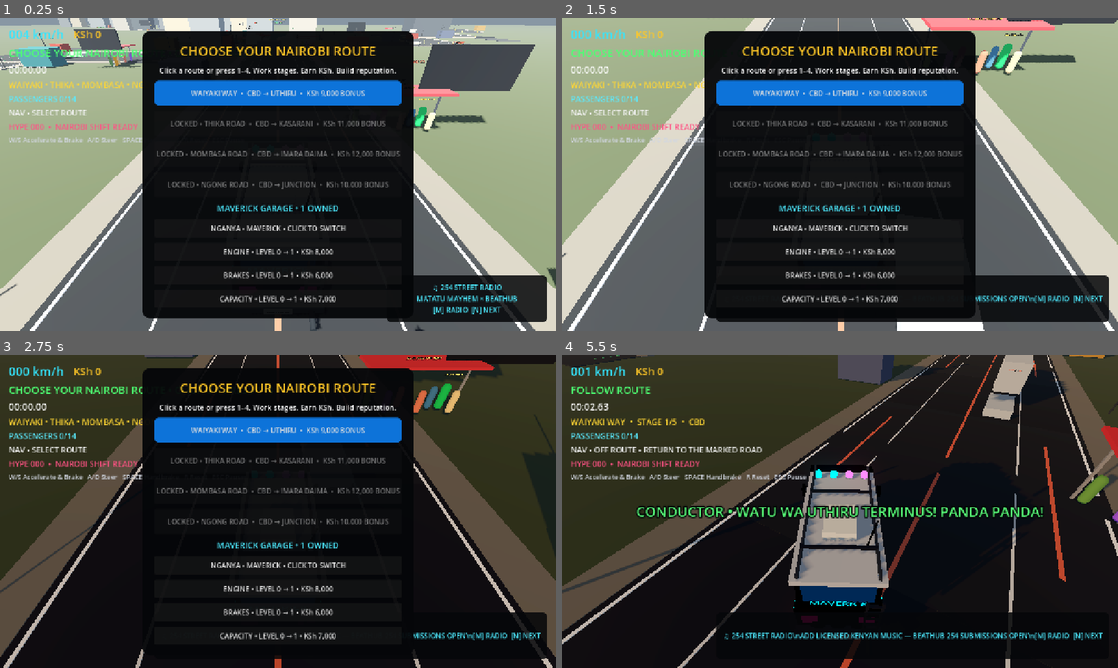
Above: before the commit, frames 1-4 (two rows, left to right).
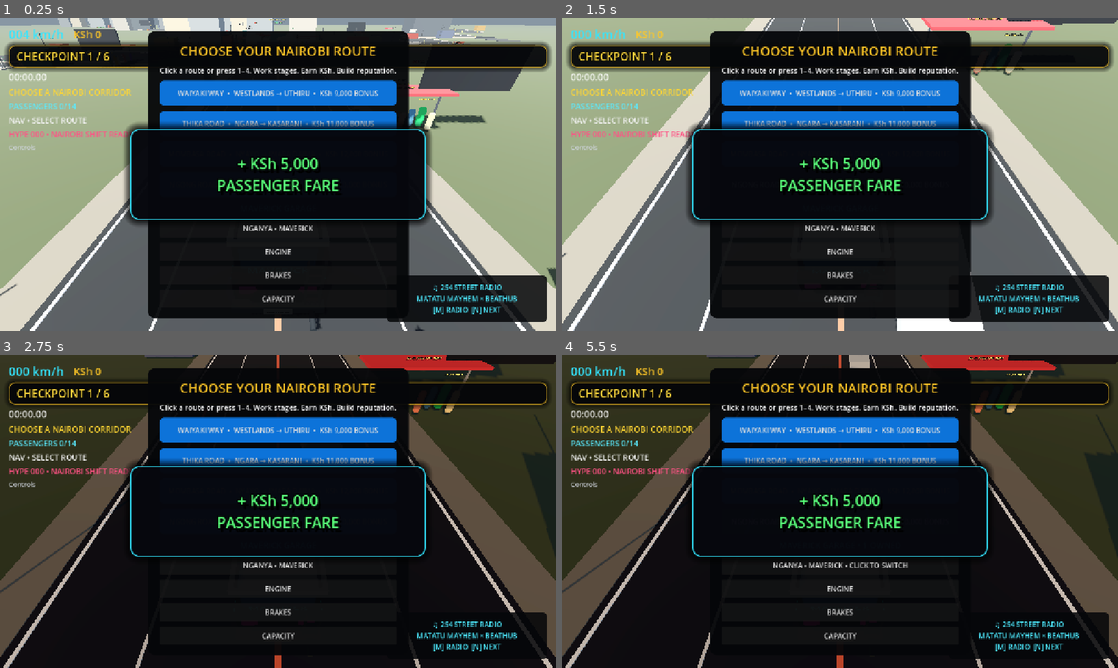
Above: after the commit, the same moments.

Repository: beathubonline-arch/Matatu-Mayhem
Game: Godot game, scene res://scenes/main/Main.tscn
Two runs of this game, one before a commit and one after it. Both use one fixed random seed, a clock stepped at 60 frames per second and the inputs below.
Inputs (mouse positions are in pixels of both pictures, inside the frame that each line leads up to):
- Up to frame 1 (0.25 s): no input
- Up to frame 2 (1.5 s): tap A (steer_left) at 0.5, 1.25 s; move the mouse to (962, 158) at 0.52 s; hold D (steer_right) 0.53-1.28 s; hold N (radio_next) 0.53-1.28 s; click (962, 158) at 0.67 s; move the mouse to (728, 190) at 1.27 s; hold S (brake) from 1.28 s (still down); tap M (radio_toggle) at 1.35 s; click (728, 190) at 1.42 s
- Up to frame 3 (2.75 s): tap A (steer_left) at 2 s; move the mouse to (333, 442) at 2.02 s; release S (brake) at 2.03 s; hold D (steer_right) from 2.03 s (still down); tap L at 2.1 s; click (333, 442) at 2.17 s
- Up to frame 4 (5.5 s): tap A (steer_left) at 2.75 s; move the mouse to (812, 574) at 2.77 s; release D (steer_right) at 2.78 s; hold W (accelerate) 2.78-3.53 s; tap 1 at 2.85 s; click (812, 574) at 2.92 s; move the mouse to (1006, 558) at 3.52 s; hold A (steer_left) 3.53-5.03 s; tap 2 at 3.6 s; click (1006, 558) at 3.67 s; move the mouse to (673, 464) at 4.27 s; tap 3 at 4.35 s; click (673, 464) at 4.42 s; move the mouse to (867, 511) at 5.02 s; hold S (brake) from 5.03 s (still down); tap 4 at 5.1 s; click (867, 511) at 5.17 s

The runs differ from the first frame. In frame 1, 16% of the frame differs, in the area x 0-100%, y 4-96%; in frame 2, 17%; in frame 3, 14%; in frame 4, 49%, in the area x 0-100%, y 0-100%.
Error in both runs: Invalid call. Nonexistent function 'get_corridor' in base 'Nil'. (res://scripts/gameplay/CorridorServiceManager.gd:340)

Commit message:
Turn gameplay messages into layered 3D-style HUD cards

Diff:
--- a/scenes/ui/HUD.tscn
+++ b/scenes/ui/HUD.tscn
@@ -24,6 +24,42 @@
 content_margin_right = 28.0
 content_margin_bottom = 24.0
 
+[sub_resource type="StyleBoxFlat" id="MessageStyle"]
+bg_color = Color(0.025, 0.03, 0.055, 0.92)
+border_width_left = 3
+border_width_top = 3
+border_width_right = 3
+border_width_bottom = 3
+border_color = Color(0.2, 0.9, 1, 0.9)
+corner_radius_top_left = 20
+corner_radius_top_right = 20
+corner_radius_bottom_right = 20
+corner_radius_bottom_left = 20
+shadow_color = Color(0, 0, 0, 0.75)
+shadow_size = 18
+content_margin_left = 28.0
+content_margin_top = 18.0
+content_margin_right = 28.0
+content_margin_bottom = 18.0
+
+[sub_resource type="StyleBoxFlat" id="ObjectiveStyle"]
+bg_color = Color(0.015, 0.02, 0.035, 0.82)
+border_width_left = 2
+border_width_top = 2
+border_width_right = 2
+border_width_bottom = 2
+border_color = Color(1, 0.78, 0.15, 0.75)
+corner_radius_top_left = 14
+corner_radius_top_right = 14
+corner_radius_bottom_left = 14
+corner_radius_bottom_right = 14
+shadow_color = Color(0, 0, 0, 0.65)
+shadow_size = 12
+content_margin_left = 18.0
+content_margin_top = 8.0
+content_margin_right = 18.0
+content_margin_bottom = 8.0
+
 [sub_resource type="StyleBoxFlat" id="ButtonStyle"]
 bg_color = Color(0.05, 0.45, 0.85, 1)
 corner_radius_top_left = 10
@@ -61,10 +97,16 @@
 theme_override_font_sizes/font_size = 24
 text = "KSh 0"
 
-[node name="Objective" type="Label" parent="Margin/VBox"]
-layout_mode = 2
-theme_override_colors/font_color = Color(0.3, 1, 0.45, 1)
-theme_override_font_sizes/font_size = 24
+[node name="ObjectiveCard" type="PanelContainer" parent="Margin/VBox"]
+layout_mode = 2
+theme_override_styles/panel = SubResource("ObjectiveStyle")
+
+[node name="Objective" type="Label" parent="Margin/VBox/ObjectiveCard"]
+layout_mode = 2
+theme_override_colors/font_color = Color(1, 0.86, 0.25, 1)
+theme_override_colors/font_outline_color = Color(0, 0, 0, 1)
+theme_override_constants/outline_size = 8
+theme_override_font_sizes/font_size = 25
 text = "CHECKPOINT 1 / 6"
 
 [node name="Timer" type="Label" parent="Margin/VBox"]
@@ -140,23 +182,32 @@
 theme_override_styles/normal = SubResource("ButtonStyle")
 text = "RUN IT AGAIN"
 
-[node name="FareNotice" type="Label" parent="."]
+[node name="MessageCard" type="PanelContainer" parent="."]
+z_index = 30
 anchors_preset = 8
 anchor_left = 0.5
 anchor_top = 0.5
 anchor_right = 0.5
 anchor_bottom = 0.5
-offset_left = -250.0
-offset_top = -85.0
-offset_right = 250.0
-offset_bottom = 85.0
+offset_left = -340.0
+offset_top = -105.0
+offset_right = 340.0
+offset_bottom = 105.0
 grow_horizontal = 2
 grow_vertical = 2
+mouse_filter = 2
+theme_override_styles/panel = SubResource("MessageStyle")
+
+[node name="FareNotice" type="Label" parent="MessageCard"]
+layout_mode = 2
 theme_override_colors/font_color = Color(0.35, 1, 0.48, 1)
+theme_override_colors/font_shadow_color = Color(0, 0, 0, 0.95)
 theme_override_colors/font_outline_color = Color(0.01, 0.02, 0.02, 1)
-theme_override_constants/outline_size = 12
-theme_override_font_sizes/font_size = 32
-text = "+ KSh 5,000  PASSENGER FARE"
+theme_override_constants/shadow_offset_x = 7
+theme_override_constants/shadow_offset_y = 9
+theme_override_constants/outline_size = 14
+theme_override_font_sizes/font_size = 34
+text = "+ KSh 5,000\nPASSENGER FARE"
 horizontal_alignment = 1
 vertical_alignment = 1
 
Not shown: 1 places in scenes/ui/HUD.tscn that only renumber resources
